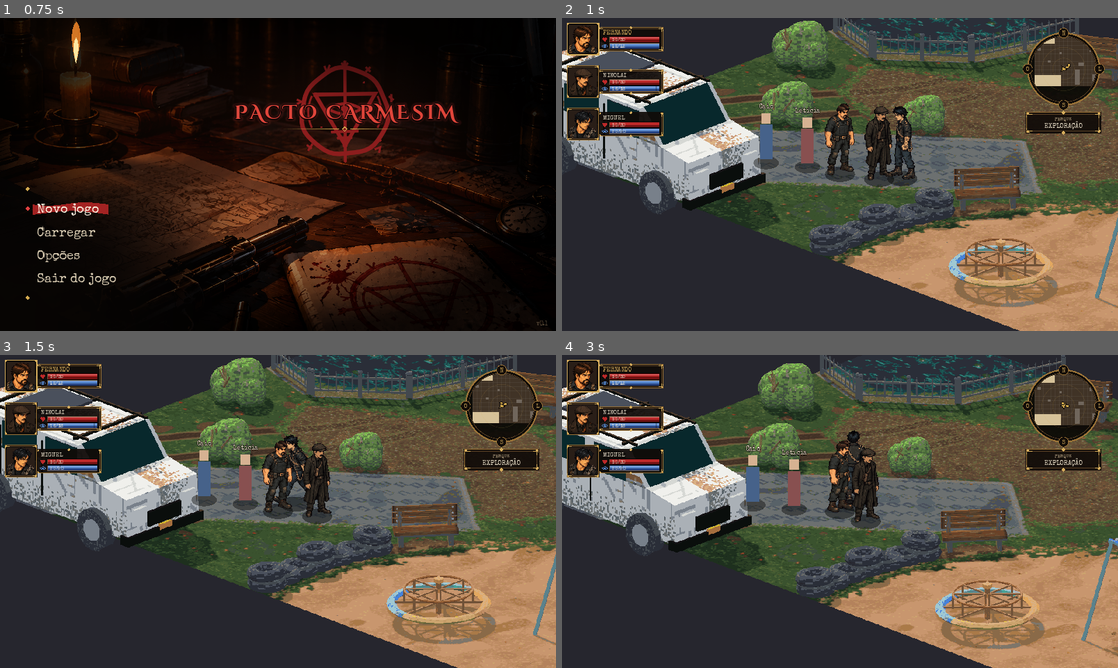
Above: before the commit, frames 1-4 (two rows, left to right).
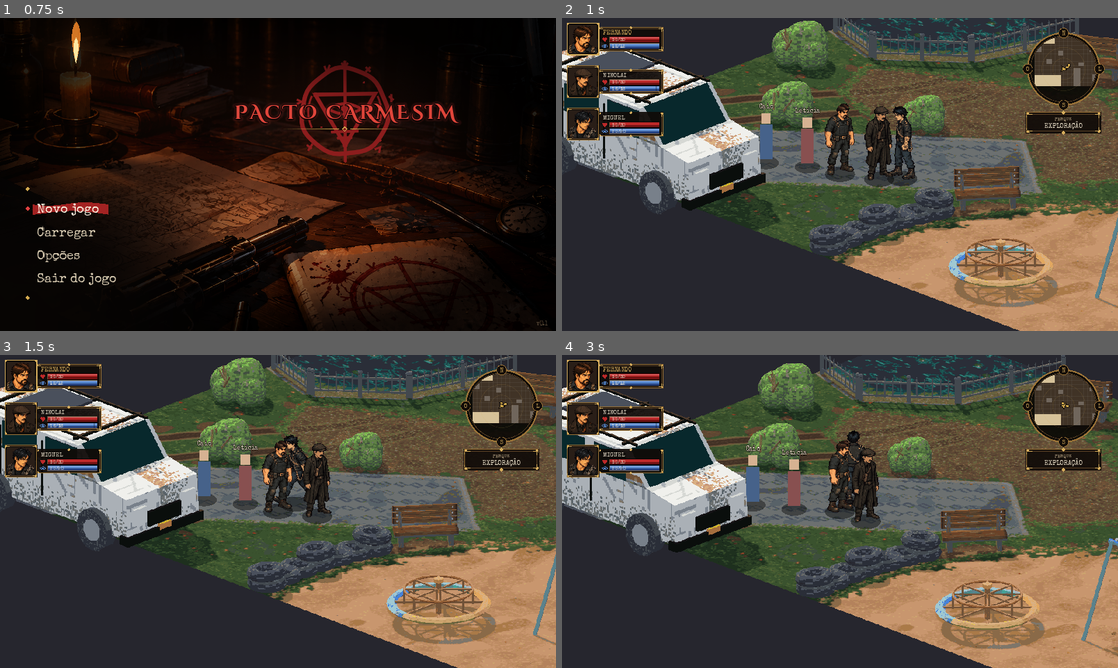
Above: after the commit, the same moments.

Repository: Brombilaa/game
Game: Godot game, scene res://scenes/menu/main_menu.tscn
The game is run twice, just before and just after one commit, with the same random seed, the same clock (stepped at 60 frames per second) and the same inputs.
Inputs (mouse positions are in pixels of both pictures, inside the frame that each line leads up to):
- Up to frame 1 (0.75 s): tap Enter (ui_accept) at 0.5 s; hold Right (ui_right) from 0.53 s (still down); tap R at 0.6 s; click (278, 174) at 0.67 s
- Up to frame 2 (1 s): keep holding Right (ui_right); tap Enter (ui_accept) at 0.77 s
- Up to frame 3 (1.5 s): move the mouse to (166, 527) at 1.27 s; release Right (ui_right) at 1.28 s; hold Down (ui_down) from 1.28 s (still down); tap Space at 1.35 s
- Up to frame 4 (3 s): tap Enter (ui_accept) at 1.52 s; move the mouse to (895, 442) at 2.02 s; release Down (ui_down) at 2.03 s; hold Right (ui_right) 2.03-2.78 s; tap Tab at 2.1 s; move the mouse to (812, 574) at 2.77 s; hold Up (ui_up) from 2.78 s (still down); tap 1 at 2.85 s; click (812, 574) at 2.92 s

Frame 1 is identical in both runs. In frame 2, 0.4% of the frame differs, in the area x 15-100%, y 9-86%; in frame 3, 0.4%; in frame 4, 0.7%, in the area x 0-100%, y 9-88%.
Error in both runs: Cannot call method 'set_input_as_handled' on a null value. (res://scripts/ui/main_menu.gd:358)

Commit message:
Parque: oclusão dos personagens (#65)
* Cenário do parque em dados: fundo aprovado, colisões, pistas e gatilhos

Co-Authored-By: Claude Sonnet 5.5 <noreply@anthropic.com>
Claude-Session: https://claude.ai/code/session_01EDsCLD53ZdD8X5Veo2XZN1

* Parque como sala inicial jogável: fundo, colisões, pistas e combate da árvore

Co-Authored-By: Claude Sonnet 5.5 <noreply@anthropic.com>
Claude-Session: https://claude.ai/code/session_01EDsCLD53ZdD8X5Veo2XZN1

* Parque: van, sebes e o arbusto da árvore como parede, com a área da van e das sebes corrigida

Co-Authored-By: Claude Sonnet 5.5 <noreply@anthropic.com>
Claude-Session: https://claude.ai/code/session_01EDsCLD53ZdD8X5Veo2XZN1

* Parque: personagens passam atrás da árvore, da van, dos bancos e das sebes (recortes de oclusão)

Co-Authored-By: Claude Sonnet 5.5 <noreply@anthropic.com>
Claude-Session: https://claude.ai/code/session_01EDsCLD53ZdD8X5Veo2XZN1

* Parque: áreas de colisão maiores na árvore, nos arbustos e nos pneus

Co-Authored-By: Claude Sonnet 5.5 <noreply@anthropic.com>
Claude-Session: https://claude.ai/code/session_01EDsCLD53ZdD8X5Veo2XZN1

---------

Co-authored-by: Claude <noreply@anthropic.com>

Diff:
--- a/data/cenarios/parque.json
+++ b/data/cenarios/parque.json
@@ -8,6 +8,7 @@
 		"origem": [760, 133],
 		"escala_tela": [48.0, 18.13]
 	},
+	"_oclusores": "recortes do fundo (mesmos pixels) desenhados por cima de quem está atrás do objeto; pos = canto do recorte na imagem do fundo; a ordem usa o retângulo de colisão de mesmo id (gerados por fonte_3d/shot3.js)",
 	"inicio": {
 		"grupo": [[450, 690], [510, 660], [570, 625]],
 		"npcs": [{"id": "caio", "pos": [330, 740]}, {"id": "leticia", "pos": [390, 705]}]
@@ -20,15 +21,15 @@
 		{"id": "banco_quebrado", "rect": [860, 375, 80, 50]},
 		{"id": "carrossel", "rect": [905, 775, 110, 110]},
 		{"id": "balanco", "rect": [1130, 670, 130, 60]},
-		{"id": "arvore", "rect": [1100, 170, 60, 60]},
+		{"id": "arvore", "rect": [1065, 135, 130, 130]},
 		{"id": "mata_1", "rect": [820, 28, 380, 64], "_nota": "sebe inteira, com a abertura, como parede"},
 		{"id": "mata_2", "rect": [1040, 60, 240, 60], "_nota": "sebe atrás da árvore, como parede"},
-		{"id": "arbusto_1", "rect": [40, 360, 50, 40]},
-		{"id": "arbusto_2", "rect": [385, 425, 40, 30]},
-		{"id": "arbusto_3", "rect": [200, 555, 50, 30]},
-		{"id": "arbusto_4", "rect": [1230, 315, 50, 30]},
-		{"id": "pneus_oeste", "rect": [630, 700, 70, 240]},
-		{"id": "pneus_arvore", "rect": [1190, 355, 50, 40]}
+		{"id": "arbusto_1", "rect": [20, 340, 90, 80]},
+		{"id": "arbusto_2", "rect": [365, 405, 80, 70]},
+		{"id": "arbusto_3", "rect": [180, 535, 90, 70]},
+		{"id": "arbusto_4", "rect": [1190, 295, 90, 70]},
+		{"id": "pneus_oeste", "rect": [610, 680, 110, 280]},
+		{"id": "pneus_arvore", "rect": [1170, 335, 90, 80]}
 	],
 	"pistas": [
 		{"id": "marcas_pneu", "pos": [760, 560], "raio": 70, "ordem": 1, "texto": "Marcas largas de pneu. Vão da terra central até a entrada, como se algo tivesse sido arrastado."},
@@ -40,8 +41,25 @@
 	],
 	"gatilhos": [
 		{"id": "combate_arvore", "apos": "arvore_simbolo", "tipo": "combate",
-			"inimigos": [{"tipo": "cultista", "pos": [1100, 130], "origem": "mata atrás da árvore"}, {"tipo": "cultista", "pos": [450, 800], "origem": "atrás do grupo, perto dos NPCs"}],
+			"inimigos": [{"tipo": "cultista", "pos": [1100, 127], "origem": "mata atrás da árvore"}, {"tipo": "cultista", "pos": [450, 800], "origem": "atrás do grupo, perto dos NPCs"}],
 			"cutscene_depois": "morte_caio"}
+	],
+	"oclusores": [
+		{"id": "arvore", "arquivo": "res://assets/sprites/cenario/parque/oclusao/arvore.png", "pos": [1291, 103]},
+		{"id": "van", "arquivo": "res://assets/sprites/cenario/parque/oclusao/van.png", "pos": [26, 222]},
+		{"id": "banco_1", "arquivo": "res://assets/sprites/cenario/parque/oclusao/banco_1.png", "pos": [957, 212]},
+		{"id": "banco_2", "arquivo": "res://assets/sprites/cenario/parque/oclusao/banco_2.png", "pos": [777, 442]},
+		{"id": "banco_quebrado", "arquivo": "res://assets/sprites/cenario/parque/oclusao/banco_quebrado.png", "pos": [1084, 429]},
+		{"id": "carrossel", "arquivo": "res://assets/sprites/cenario/parque/oclusao/carrossel.png", "pos": [767, 565]},
+		{"id": "balanco", "arquivo": "res://assets/sprites/cenario/parque/oclusao/balanco.png", "pos": [1020, 493]},
+		{"id": "mata_1", "arquivo": "res://assets/sprites/cenario/parque/oclusao/mata_1.png", "pos": [1292, 248]},
+		{"id": "mata_2", "arquivo": "res://assets/sprites/cenario/parque/oclusao/mata_2.png", "pos": [1434, 327]},
+		{"id": "arbusto_1", "arquivo": "res://assets/sprites/cenario/parque/oclusao/arbusto_1.png", "pos": [462, 191]},
+		{"id": "arbusto_2", "arquivo": "res://assets/sprites/cenario/parque/oclusao/arbusto_2.png", "pos": [685, 318]},
+		{"id": "arbusto_3", "arquivo": "res://assets/sprites/cenario/parque/oclusao/arbusto_3.png", "pos": [444, 295]},
+		{"id": "arbusto_4", "arquivo": "res://assets/sprites/cenario/parque/oclusao/arbusto_4.png", "pos": [1397, 518]},
+		{"id": "pneus_oeste", "arquivo": "res://assets/sprites/cenario/parque/oclusao/pneus_oeste.png", "pos": [526, 479]},
+		{"id": "pneus_arvore", "arquivo": "res://assets/sprites/cenario/parque/oclusao/pneus_arvore.png", "pos": [1319, 535]}
 	],
 	"_pendencias": ["a Criatura de Sangue substitui o cultista provisório quando existir", "pistas de ordem 2 só liberam depois de todas as de ordem 1"]
 }
--- a/scripts/core/scenario.gd
+++ b/scripts/core/scenario.gd
@@ -15,6 +15,7 @@
 var colliders := {}  # id -> Rect2
 var clues := {}  # id -> {"pos", "raio", "ordem", "texto", ...}
 var triggers := {}  # id -> gatilho
+var occluders: Array[Dictionary] = []  # {"id", "arquivo", "pos" (na imagem do fundo), "rect" (colisão de mesmo id)}
 var errors: PackedStringArray = []
 
 
@@ -92,6 +93,19 @@
 	return out
 
 
+## O ponto `p` (no chão) está na frente do retângulo `r` para quem olha da câmera (+x e +y)?
+## Nos casos ambíguos (de lado), decide pela soma x + y, como a ordem de desenho do resto da sala.
+static func in_front(p: Vector2, r: Rect2) -> bool:
+	var front := p.y >= r.end.y or p.x >= r.end.x
+	var back := p.y <= r.position.y or p.x <= r.position.x
+	if front and not back:
+		return true
+	if back and not front:
+		return false
+	var c := r.get_center()
+	return p.x + p.y >= c.x + c.y
+
+
 func _parse(data: Dictionary) -> void:
 	id = str(data.get("id", ""))
 	size = _vec(data.get("tamanho"))
@@ -114,6 +128,11 @@
 		colliders[c["id"]] = rect
 	for c in data.get("pistas", []):
 		clues[c["id"]] = {"pos": _vec(c["pos"]), "raio": float(c["raio"]), "ordem": int(c["ordem"]), "texto": str(c["texto"]), "inspecao": str(c.get("inspecao", ""))}
+	for o in data.get("oclusores", []):
+		if not colliders.has(o["id"]):
+			errors.append("oclusor sem colisão de mesmo id: " + str(o["id"]))
+			continue
+		occluders.append({"id": o["id"], "arquivo": str(o["arquivo"]), "pos": _vec(o["pos"]), "rect": colliders[o["id"]]})
 	for g in data.get("gatilhos", []):
 		if not clues.has(g["apos"]):
 			errors.append("gatilho %s depende de pista inexistente: %s" % [g["id"], g["apos"]])
--- a/scripts/exploration/parque.gd
+++ b/scripts/exploration/parque.gd
@@ -20,6 +20,7 @@
 
 var scenario: Scenario
 var backdrop: Texture2D
+var occluder_textures := {}  # id -> recorte do fundo
 var seen_clues: Array[String] = []
 var pending_clue := ""
 var dialog_layer: CanvasLayer
@@ -32,6 +33,8 @@
 	scenario = Scenario.load_id(SCENARIO_ID)
 	assert(scenario.ok(), "\n".join(scenario.errors))
 	backdrop = load(scenario.backdrop_path)
+	for o in scenario.occluders:
+		occluder_textures[o["id"]] = load(o["arquivo"])
 	_load_layout()
 	super()
 	var corners := [_iso(Vector2.ZERO), _iso(Vector2(scenario.size.x, 0)), _iso(Vector2(0, scenario.size.y)), _iso(scenario.size)]
@@ -109,15 +112,28 @@
 		_draw_clue_hints()
 	var items: Array = []
 	for u in _living_units():
-		items.append({"key": u.pos.x + u.pos.y, "unit": u})
+		items.append({"pos": u.pos, "unit": u})
 	for npc_id in scenario.npcs:
-		items.append({"key": scenario.npcs[npc_id].x + scenario.npcs[npc_id].y, "npc": npc_id})
-	items.sort_custom(func(a: Dictionary, b: Dictionary) -> bool: return a.key < b.key)
-	for it in items:
-		if it.has("unit"):
-			_draw_unit(it.unit)
+		items.append({"pos": scenario.npcs[npc_id], "npc": npc_id})
+	items.sort_custom(func(a: Dictionary, b: Dictionary) -> bool: return a.pos.x + a.pos.y < b.pos.x + b.pos.y)
+	# Oclusão: o recorte de cada objeto é desenhado logo antes do primeiro personagem que está na
+	# frente dele (todos os de antes ficam cobertos; os da frente são desenhados depois, por cima).
+	var after := {}  # índice do item -> recortes a desenhar depois dele
+	for o in scenario.occluders:
+		var cut := items.size()
+		for i in items.size():
+			if Scenario.in_front(items[i].pos, o["rect"]):
+				cut = i
+				break
+		if cut > 0:
+			after[cut - 1] = after.get(cut - 1, []) + [o]
+	for i in items.size():
+		if items[i].has("unit"):
+			_draw_unit(items[i].unit)
 		else:
-			_draw_npc(font, it.npc)
+			_draw_npc(font, items[i].npc)
+		for o in after.get(i, []):
+			draw_texture(occluder_textures[o["id"]], o["pos"] - scenario.backdrop_origin)
 	if mode == Mode.COMBAT:
 		_draw_preview(font)
 	_draw_hud(font)
--- a/tests/test_parque.gd
+++ b/tests/test_parque.gd
@@ -31,6 +31,12 @@
 		var center: Vector2 = room.scenario.colliders[cid].get_center()
 		_check(not Pathfinder.has_line_of_sight(center + Vector2(-300, 0), center + Vector2(300, 0), room._sight_blockers()), cid + " bloqueia a visão")
 
+	# A árvore, os arbustos e os pneus mantêm o grupo afastado (Léo, 30/10): ninguém chega colado no tronco.
+	var near_tree: PackedVector2Array = room.pathfinder.find_path(room.player.pos, Vector2(1130, 250), room._obstacles(room.player), room.player.radius)
+	_check(near_tree.is_empty(), "não há rota até o pé da árvore")
+	var by_tree: PackedVector2Array = room.pathfinder.find_path(room.player.pos, Vector2(1130, 320), room._obstacles(room.player), room.player.radius)
+	_check(by_tree.size() > 1, "há rota até a frente da árvore, a pista continua alcançável")
+
 	# A árvore só abre depois das outras pistas.
 	room._inspect("arvore_simbolo")
 	_check(room.dialog_layer.visible and room.dialog_clue == "", "a árvore bloqueada só avisa")
--- a/tests/test_scenario.gd
+++ b/tests/test_scenario.gd
@@ -36,6 +36,16 @@
 	_check(s.clue_at(Vector2(640, 20)) == "", "nenhuma pista no vazio")
 	_check(s.triggers_after("arvore_simbolo").size() == 1, "a árvore dispara o combate")
 
+	# Oclusão: um recorte por objeto, com a colisão de mesmo id, e a regra de quem fica na frente.
+	_check(s.occluders.size() == 15, "15 recortes de oclusão")
+	for o in s.occluders:
+		_check(ResourceLoader.exists(o["arquivo"]), "recorte %s existe" % o["id"])
+	var tree: Rect2 = s.colliders["arvore"]
+	_check(not Scenario.in_front(Vector2(1130, 100), tree), "quem está ao norte da árvore fica atrás dela")
+	_check(Scenario.in_front(Vector2(1130, 300), tree), "quem está ao sul da árvore fica na frente")
+	_check(Scenario.in_front(Vector2(1300, 200), tree), "quem está a leste da árvore fica na frente")
+	_check(not Scenario.in_front(Vector2(1000, 200), tree), "quem está a oeste da árvore fica atrás")
+
 	print("Falhas: %d" % failures)
 	quit(1 if failures > 0 else 0)
 
Binary file added: assets/sprites/cenario/parque/oclusao/arbusto_1.png
Binary file added: assets/sprites/cenario/parque/oclusao/arbusto_2.png
Binary file added: assets/sprites/cenario/parque/oclusao/arbusto_3.png
Binary file added: assets/sprites/cenario/parque/oclusao/arbusto_4.png
Binary file added: assets/sprites/cenario/parque/oclusao/arvore.png
Binary file added: assets/sprites/cenario/parque/oclusao/balanco.png
Binary file added: assets/sprites/cenario/parque/oclusao/banco_1.png
Binary file added: assets/sprites/cenario/parque/oclusao/banco_2.png
Binary file added: assets/sprites/cenario/parque/oclusao/banco_quebrado.png
Binary file added: assets/sprites/cenario/parque/oclusao/carrossel.png
Binary file added: assets/sprites/cenario/parque/oclusao/mata_1.png
Binary file added: assets/sprites/cenario/parque/oclusao/mata_2.png
(and 3 more such lines)
